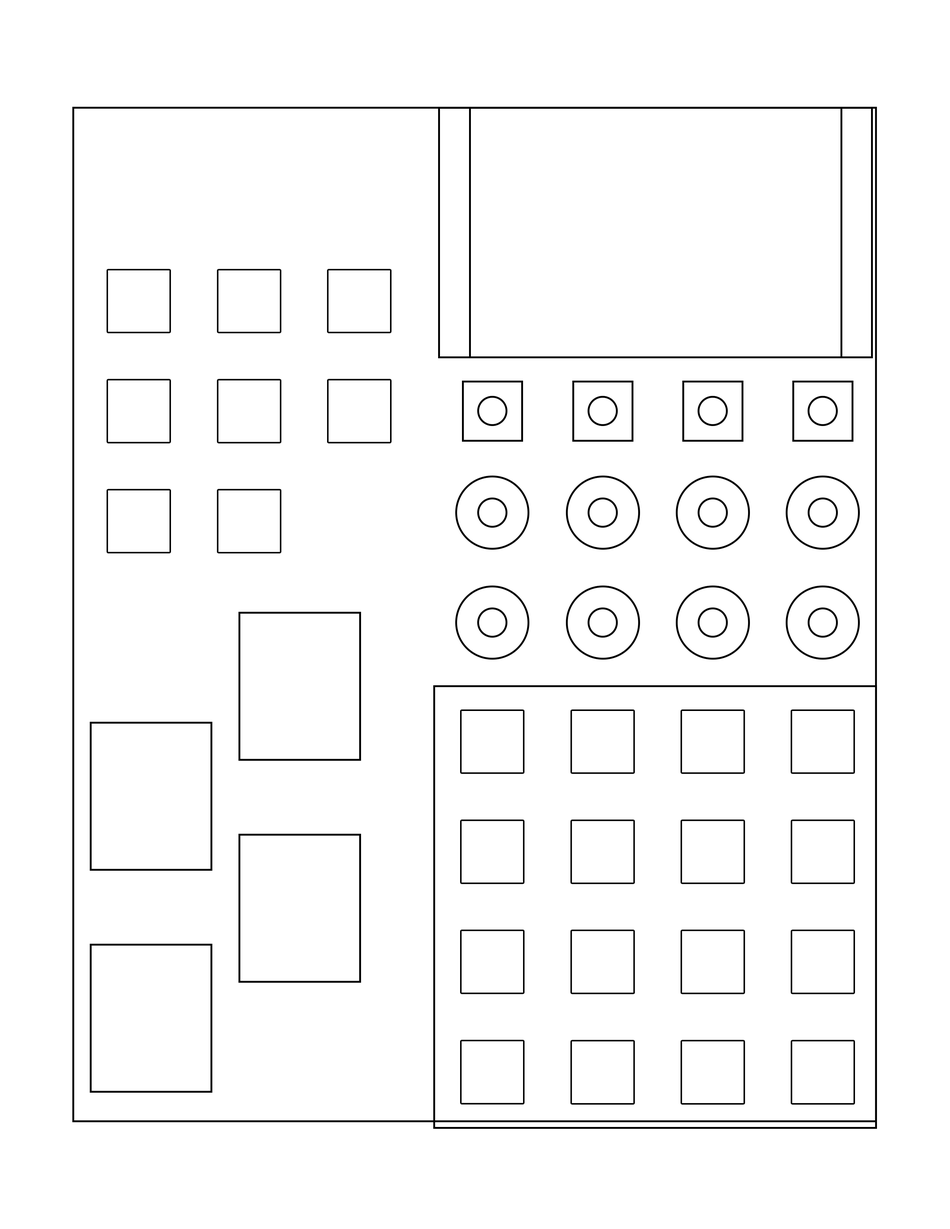
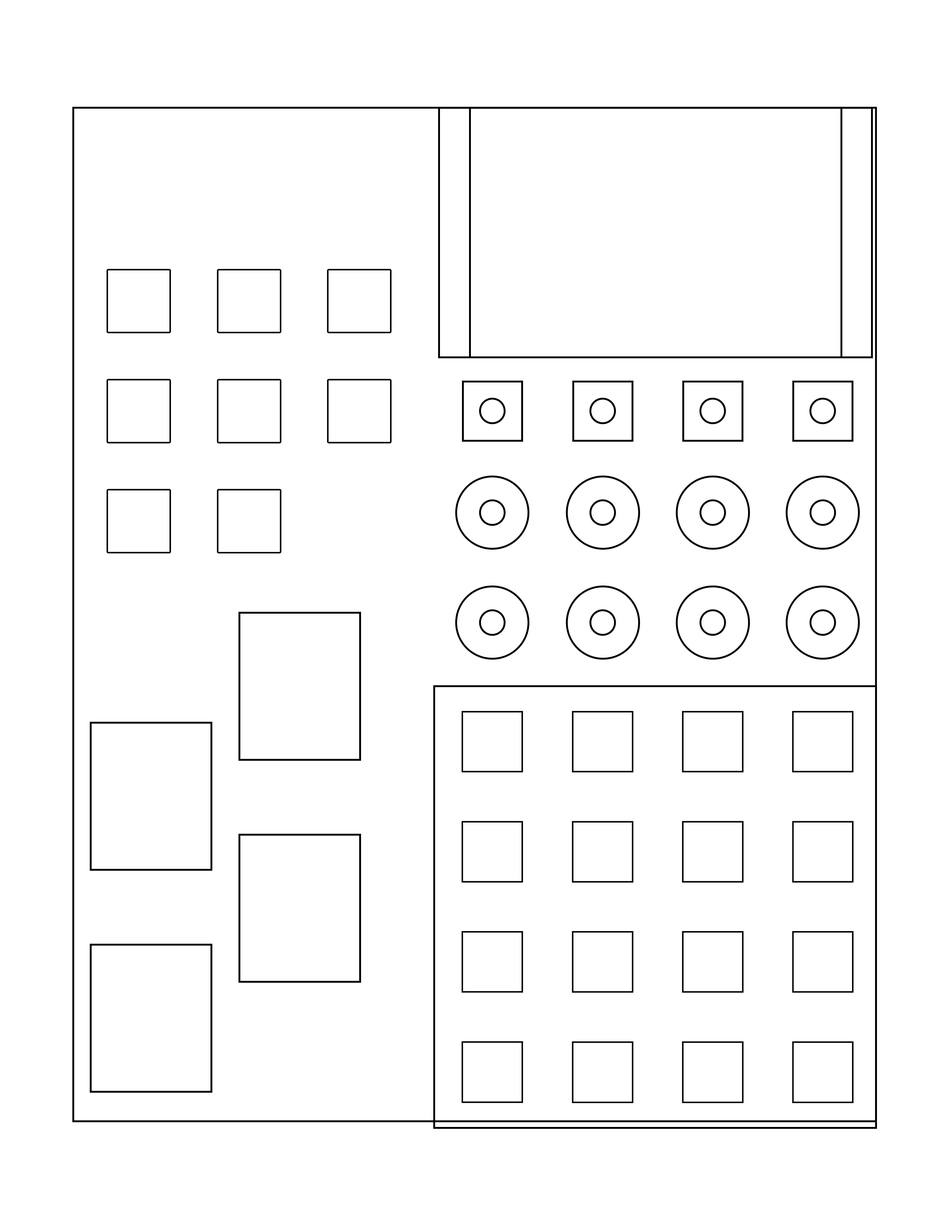
Comparing the layer stacks of the two (950, 1229) images. Changes:
painted on "Ellipse 1 copy 12" over (807, 395, 838, 427)
painted on "Ellipse 1 copy 11" over (697, 395, 728, 427)
painted on "Ellipse 1 copy 10" over (587, 395, 619, 427)
painted on "Ellipse 1 copy 9" over (477, 395, 508, 427)
painted on "Ellipse 1 copy 8" (1st of 8, in "Group 2") over (807, 607, 838, 639)
painted on "Ellipse 1 copy 8" (2nd of 8, in "Group 2") over (697, 607, 728, 639)
painted on "Ellipse 1 copy 8" (3rd of 8, in "Group 2") over (587, 607, 619, 639)
painted on "Ellipse 1 copy 8" (7th of 8, in "Group 2") over (476, 607, 508, 639)
painted on "Ellipse 1 copy 3" over (807, 497, 838, 528)
painted on "Ellipse 1 copy 2" over (697, 497, 728, 528)
painted on "Ellipse 1 copy" over (587, 497, 619, 528)
painted on "Ellipse 1 copy 6" over (718, 498, 724, 527)
painted on "Ellipse 1" over (477, 497, 508, 528)
